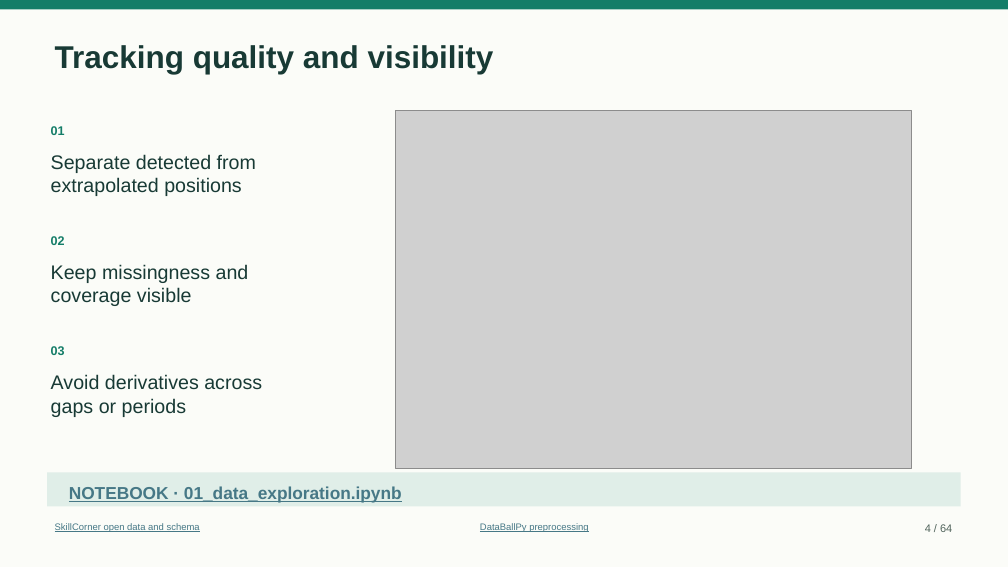
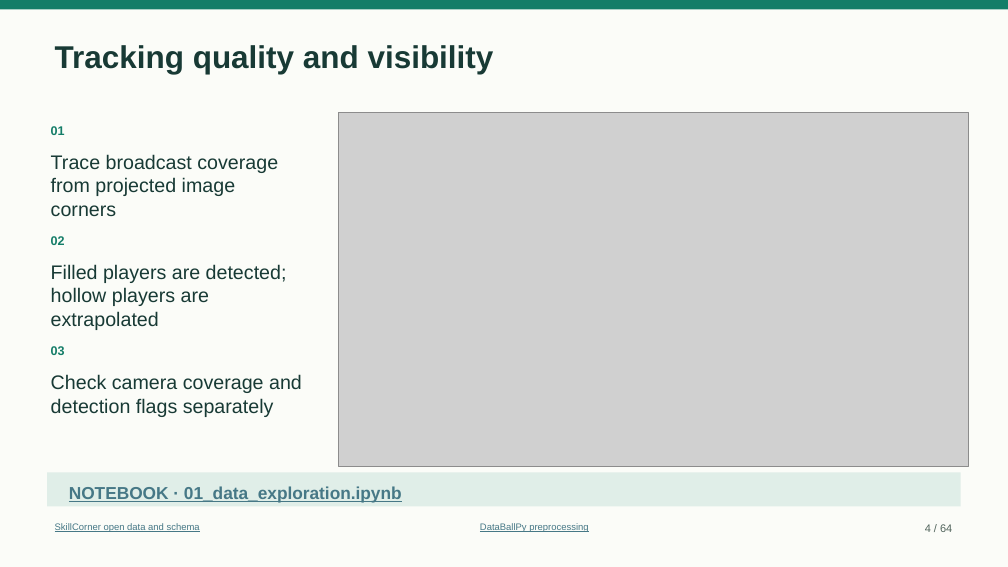
Before and after one commit to zcochran27/tracking-data-applied-workshop, a slide deck: slide 4 of slides/tracking-data-applied.pptx. Drawn at 1008x567 pixels with LibreOffice and Linux fonts; fonts in the diff are those of the drawing; grey boxes stand for pictures. Boxes give left, top, right and bottom in pixels: in the first picture for what was removed or moved away, otherwise in the second. Text is boxed around its words. In the diff, an @@ line names an element or a change of style, - is before the commit and + after.

Commit message:
Show broadcast camera footprint and extrapolated players on quality slide

```diff
--- a/slides/tracking-data-applied.pptx
+++ b/slides/tracking-data-applied.pptx
@@ picture: place and size @@
-picture at [395, 110, 911, 469]
+picture at [339, 112, 969, 467]
@@ text at [51, 154, 278, 216]: text changed @@
-Separate detected from extrapolated positions
+Trace broadcast coverage from projected image corners
@@ text at [51, 264, 287, 330]: text changed @@
-Keep missingness and coverage visible
+Filled players are detected; hollow players are extrapolated
@@ text at [51, 374, 302, 417]: text changed @@
-Avoid derivatives across gaps or periods
+Check camera coverage and detection flags separately
```
Also in this commit, not shown: 7 other files.
